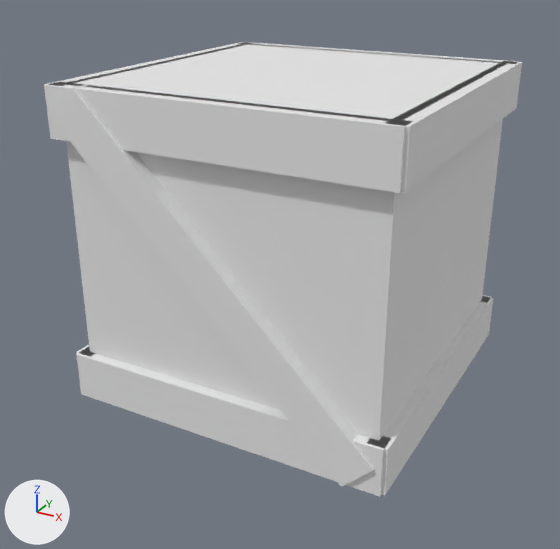
The glTF model assets/props/Clutter/Crate/Crate.glb as it was, and as the next commit left it.
Rendered twice from a camera (50 mm lens) standing at (2.19, -4.26, 2.77) and looking at (-0.06, -0.17, 0.72). Every picture has the same lights, and +X, +Y and +Z are marked at lower left. The picture after the commit comes second. Where no turn or scale is listed for an object, it has been applied to the vertices. Vertices at exactly the same position are counted once.

Names of what the first picture shows: 'Body'.
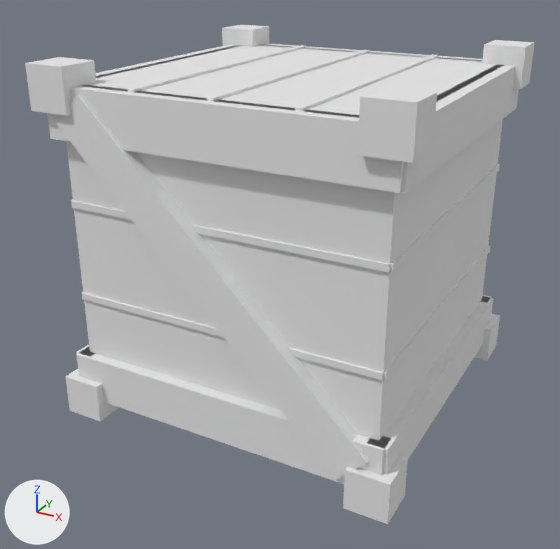
The edits, one by one:
me_mesh_0 is used by ob_body; location (0.0, 0.0, 0.0).
Verts and faces of me_mesh_0; kept vertices keep their numbers, new ones are numbered from 80.
Before the commit, vertices of me_mesh_0: 72 (-0.83, -1.09, 2.01) at pixel (71, 87), 73 (-0.83, -0.95, 2.01) at pixel (89, 83), 74 (1.01, -1.09, 0.17) at pixel (372, 470), 75 (1.01, -0.95, 0.17), 76 (-1.01, -0.95, 1.83).
Before the commit, vertices of me_mesh_0: 77 (-1.01, -1.09, 1.83) at pixel (50, 117), 78 (0.83, -0.95, -0.01), 79 (0.83, -1.09, -0.01) at pixel (341, 487).
me_mesh_0 had 80 vertices, 120 faces and spanned x -1.07..1.07, y -1.09..1.07, z -0.01..2.01.
me_mesh_0 now has 240 vertices, 360 faces and spans x -1.12..1.12, y -1.12..1.12, z -0.12..2.12.
me_mesh_0 part 1: a new loose piece, a box spanning x -1.0..1.0, y -1.015..-0.995, z 0.68..0.72, in mat_body (its picture is missing).
me_mesh_0 part 2: a new loose piece, a box spanning x -1.0..1.0, y -1.015..-0.995, z 1.28..1.32, in mat_body (its picture is missing).
me_mesh_0 part 3: a new loose piece, a box spanning x -0.52..-0.48, y -1.0..1.0, z 1.995..2.015, in mat_body (its picture is missing).
me_mesh_0 part 4: a new loose piece, a box spanning x -0.02..0.02, y -1.0..1.0, z 1.995..2.015, in mat_body (its picture is missing).
me_mesh_0 part 5: a new loose piece, a box spanning x 0.48..0.52, y -1.0..1.0, z 1.995..2.015, in mat_body (its picture is missing).
me_mesh_0 part 6: a new loose piece, a box spanning x 0.86..1.12, y -1.12..-0.86, z 1.86..2.12, in mat_body (its picture is missing).
me_mesh_0 part 7: a new loose piece, a box spanning x 0.86..1.12, y -1.12..-0.86, z -0.12..0.14, in mat_body (its picture is missing).
me_mesh_0 part 8: a new loose piece, a box spanning x 0.86..1.12, y 0.86..1.12, z 1.86..2.12, in mat_body (its picture is missing).
me_mesh_0 part 9: a new loose piece, a box spanning x 0.86..1.12, y 0.86..1.12, z -0.12..0.14, in mat_body (its picture is missing).
me_mesh_0 part 10: a new loose piece, a box spanning x -1.12..-0.86, y -1.12..-0.86, z 1.86..2.12, in mat_body (its picture is missing).
me_mesh_0 part 11: a new loose piece, a box spanning x -1.12..-0.86, y -1.12..-0.86, z -0.12..0.14, in mat_body (its picture is missing).
me_mesh_0 part 12: a new loose piece, a box spanning x -1.12..-0.86, y 0.86..1.12, z 1.86..2.12, in mat_body (its picture is missing).
Part 13, on me_mesh_0:
Vertex 72 moves to (-0.8, -1.09, 1.97), pixel (77, 95).
Vertex 73 moves to (-0.8, -0.95, 1.97).
Vertex 74 moves to (0.97, -1.09, 0.2), pixel (366, 463).
Vertex 75 moves to (0.97, -0.95, 0.2).
Vertex 76 moves to (-0.97, -0.95, 1.8).
Vertex 77 moves to (-0.97, -1.09, 1.8), pixel (56, 124).
Vertex 78 moves to (0.8, -0.95, 0.03).
Vertex 79 moves to (0.8, -1.09, 0.03), pixel (335, 479).
Other edits to the shape of me_mesh_0 do not show in these pictures.

Where the change shows, as pixel boxes [x1, y1, x2, y2] in the pictures (560 x 549 px; the box of a moved part takes in the faces that stretch with it):
'Body', reshaped (7% wider, 10% taller)
    before: [44, 42, 522, 496]
    after: [25, 25, 535, 524]
part 1 of me_mesh_0, added
    after: [82, 292, 383, 380]
part 2 of me_mesh_0, added
    after: [71, 201, 390, 272]
part 3 of me_mesh_0, added
    after: [128, 45, 306, 92]
part 4 of me_mesh_0, added
    after: [207, 50, 370, 101]
part 5 of me_mesh_0, added
    after: [295, 55, 438, 111]
part 6 of me_mesh_0, added
    after: [358, 87, 437, 163]
part 7 of me_mesh_0, added
    after: [343, 455, 408, 524]
part 8 of me_mesh_0, added
    after: [482, 40, 535, 89]
part 9 of me_mesh_0, added
    after: [474, 314, 500, 361]
part 10 of me_mesh_0, added
    after: [25, 57, 96, 116]
part 11 of me_mesh_0, added
    after: [66, 369, 119, 421]
part 12 of me_mesh_0, added
    after: [222, 25, 269, 47]
part 13 of me_mesh_0, moved or reshaped
    before: [51, 84, 374, 487]
    after: [57, 94, 368, 480]
